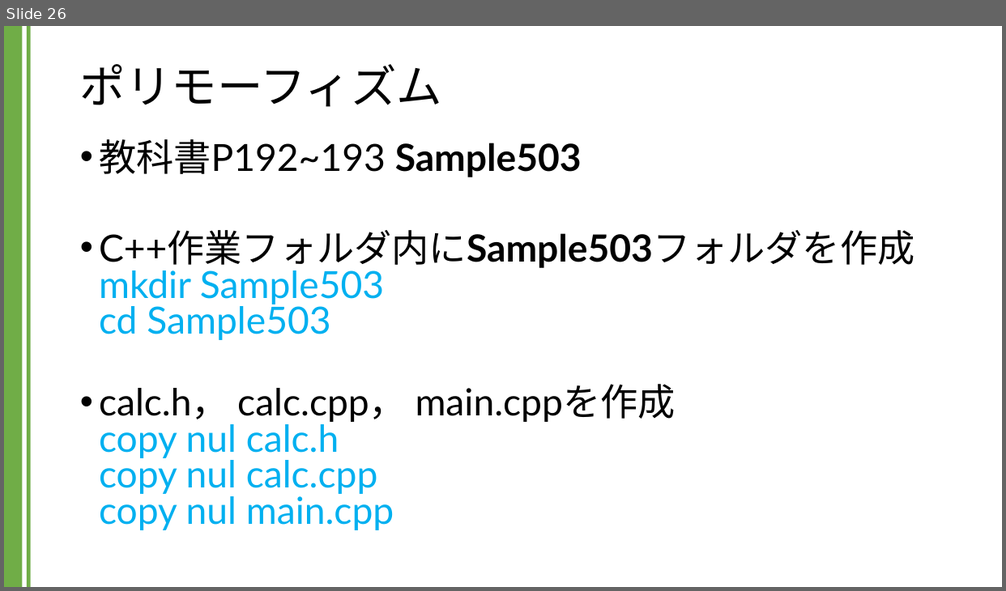
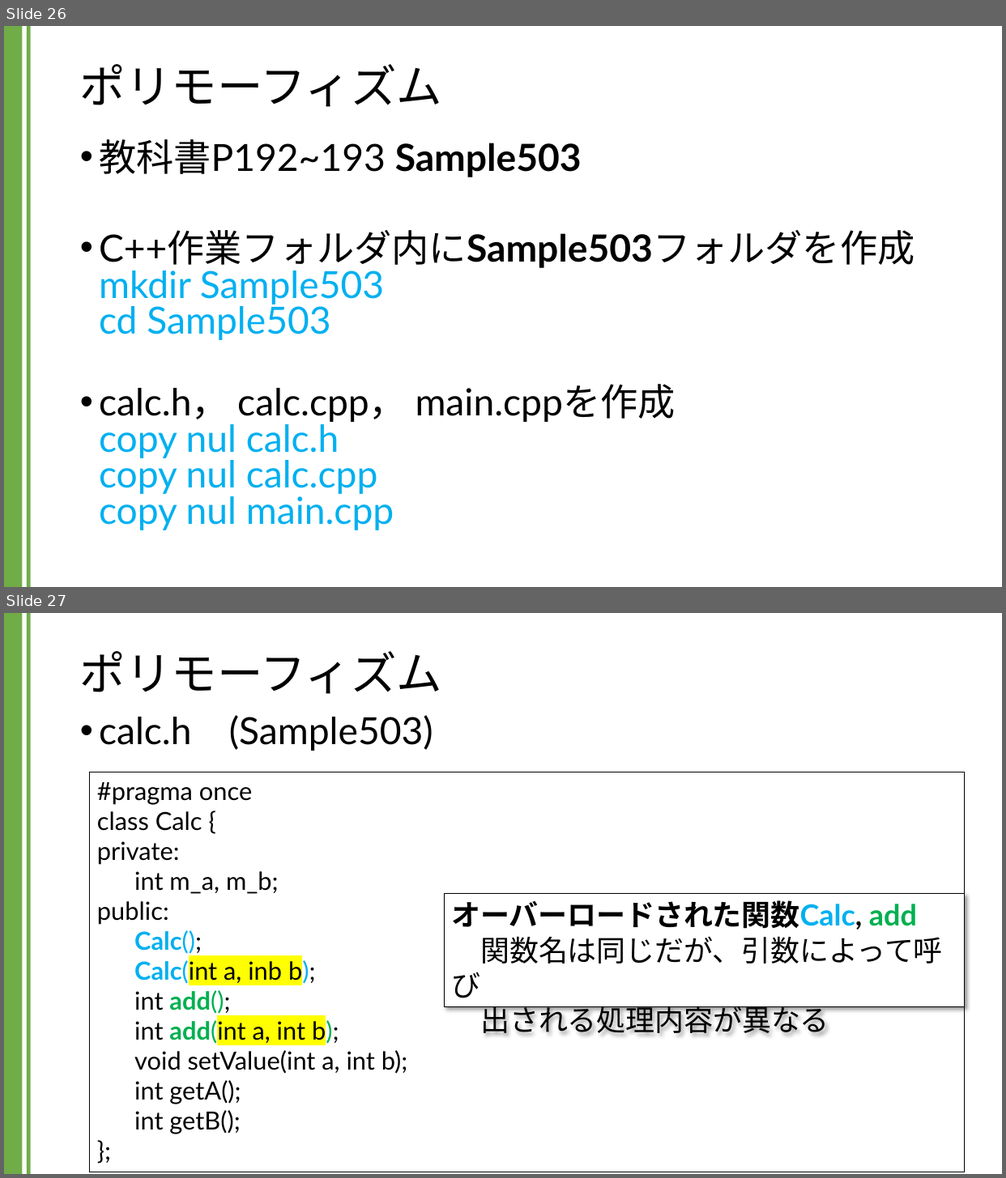
Before and after one commit to kic-murata/cpp2024, a slide deck: 授業資料/講義資料：継承とポリモーフィズム.pptx. Shown one above the other, each under a label of ours: slide 26 before the commit, slides 26 and 27 after it. The pictures are 1006x591 and 1006x1178 pixels, drawn with LibreOffice and Linux fonts; fonts in the diff are those of the drawing. Boxes give left, top, right and bottom in pixels: in the first picture for what was removed or moved away, otherwise in the second. Text is boxed around its words. In the diff, an @@ line names an element or a change of style, - is before the commit and + after.

```diff
--- a/授業資料/講義資料：継承とポリモーフィズム.pptx
+++ b/授業資料/講義資料：継承とポリモーフィズム.pptx
@@ slide 27 added at [4, 613, 1002, 1174], background #FFFFFF; not listed: 2 template elements that a slide beside it also shows @@
@@ title added at [80, 651, 442, 694], 44 pt, text #000000 @@
+ポリモーフィズム
@@ text added at [99, 715, 433, 751], 36 pt, text #000000 @@
+• calc.h (Sample503)
@@ rectangle added at [90, 772, 965, 1172], outline #000000 0.75 pt, 24 pt, text #000000 @@
+#pragma once
+class Calc {
+private:
+int m_a, m_b;
+public:
+Calc();
+Calc(int a, inb b);
+int add();
+int add(int a, int b);
+void setValue(int a, int b);
+int getA();
+int getB();
+};
@@ rectangle added at [444, 894, 965, 1007], fill #FFFFFF, outline #000000 0.75 pt, 28 pt, text #000000 @@
+オーバーロードされた関数Calc, add
+関数名は同じだが、引数によって呼び
+出される処理内容が異なる
```
Also in this commit, not shown: 3 other slides added.
